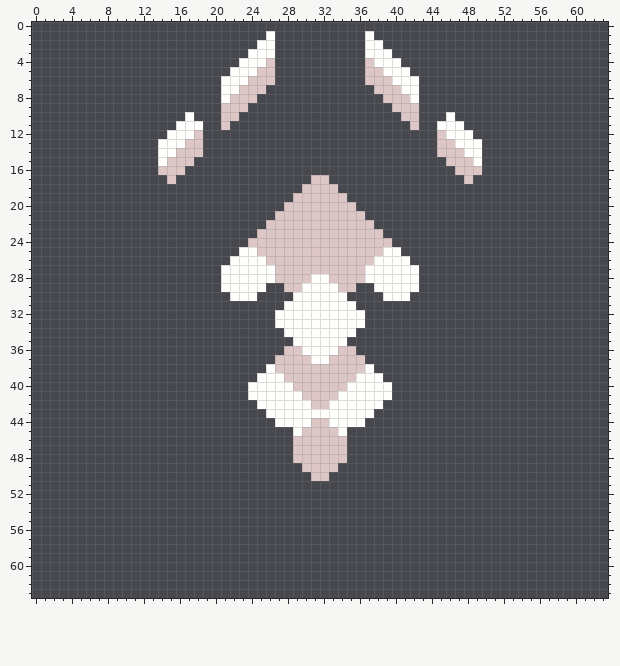
Pixel-art sprite -- sprites/units/gjallahorn-cell.png. The picture above is the old version.
The file is 64x64 pixels.
New version:
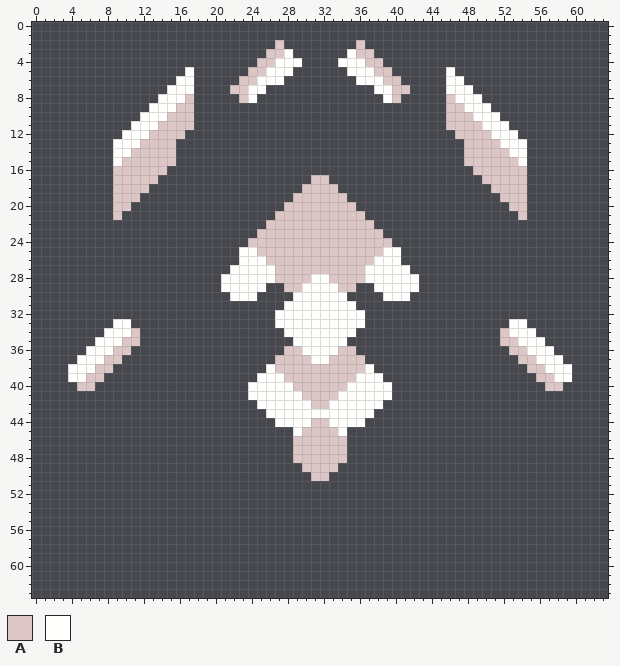
Palette (. is transparent): A #dcc6c6  B #fffffe
Difference:
Colour A is added in rows 2 to 3 at x 27 and 36; in row 8 at x 17 and 46; in row 9 at x 16 to 17 and 46 to 47; in row 10 at x 15 to 16 and 47 to 48; in row 11 at x 14 to 15 and 48 to 49; in row 12 at x 13 to 14 and 49 to 50.
Colour A is added in row 13 at x 12 to 13 and 50 to 51; in row 14 at x 11 to 13 and 50 to 52; in row 15 at x 10 to 13 and 50 to 53; in rows 16 to 17 at x 9 to 13 and 50 to 54; in row 18 at x 9 to 12 and 51 to 54; in row 19 at x 9 to 11 and 52 to 54.
Colour A is added in row 20 at x 9 to 10 and 53 to 54; in row 21 at x 9 and 54; in row 34 at x 11 and 52; in row 35 at x 10 to 11 and 52 to 53; in row 36 at x 9 to 10 and 53 to 54; in row 37 at x 8 to 9 and 54 to 55.
Colour A is added in row 38 at x 7 to 8 and 55 to 56; in row 39 at x 6 to 7 and 56 to 57; in row 40 at x 5 to 6 and 57 to 58.
Colour A replaces colour B in row 3 at x 26 and 37; in row 4 at x 25 and 38; in row 5 at x 24 and 39; in row 6 at x 23 and 40; in row 7 at x 22 and 41; in row 10 at x 17 and 46.
Colour A replaces colour B in row 11 at x 16 to 17 and 46 to 47; in row 12 at x 15 to 16 and 47 to 48; in rows 13 to 14 at x 14 to 15 and 48 to 49; in row 15 at x 14 and 49.
Colour B is added in row 3 at x 28 and 35; in row 4 at x 27 to 29 and 34 to 36; in row 5 at x 17, 27 to 28, 35 to 36 and 46; in row 6 at x 16 to 17, 27, 36 and 46 to 47; in row 7 at x 15 to 17 and 46 to 48; in row 8 at x 14 to 16 and 47 to 49.
Colour B is added in row 9 at x 13 to 15 and 48 to 50; in row 10 at x 12 to 14 and 49 to 51; in row 11 at x 11 to 13 and 50 to 52; in row 12 at x 10 to 12 and 51 to 53; in row 13 at x 9 to 11 and 52 to 54; in row 14 at x 9 to 10 and 53 to 54.
Colour B is added in row 15 at x 9 and 54; in row 33 at x 9 to 10 and 53 to 54; in row 34 at x 8 to 10 and 53 to 55; in row 35 at x 7 to 9 and 54 to 56; in row 36 at x 6 to 8 and 55 to 57; in row 37 at x 5 to 7 and 56 to 58.
Colour B is added in row 38 at x 4 to 6 and 57 to 59; in row 39 at x 4 to 5 and 58 to 59.
Colour B replaces colour A in row 5 at x 26 and 37; in row 6 at x 25 to 26 and 37 to 38; in row 7 at x 24 to 25 and 38 to 39; in row 8 at x 24 and 39.
Colour A is gone in row 8 at x 22 and 41; in row 9 at x 21 to 23 and 40 to 42; in row 10 at x 21 to 22 and 41 to 42; in row 11 at x 21 and 42; in row 12 at x 18 and 45; in row 13 at x 17 to 18 and 45 to 46.
Colour A is gone in row 14 at x 16 to 18 and 45 to 47; in row 15 at x 16 to 17 and 46 to 47; in row 16 at x 15 to 16 and 47 to 48; in row 17 at x 15 and 48.
Colour B is gone in row 1 at x 26 and 37; in row 2 at x 25 to 26 and 37 to 38; in row 3 at x 24 to 25 and 38 to 39; in row 4 at x 23 to 24 and 39 to 40; in row 5 at x 22 to 23 and 40 to 41; in row 6 at x 21 to 22 and 41 to 42.
Colour B is gone in rows 7 to 8 at x 21 and 42; in row 11 at x 18 and 45; in row 12 at x 17 and 46; in row 13 at x 16 and 47; in row 26 at x 22 and 41; in row 27 at x 21 and 42.
